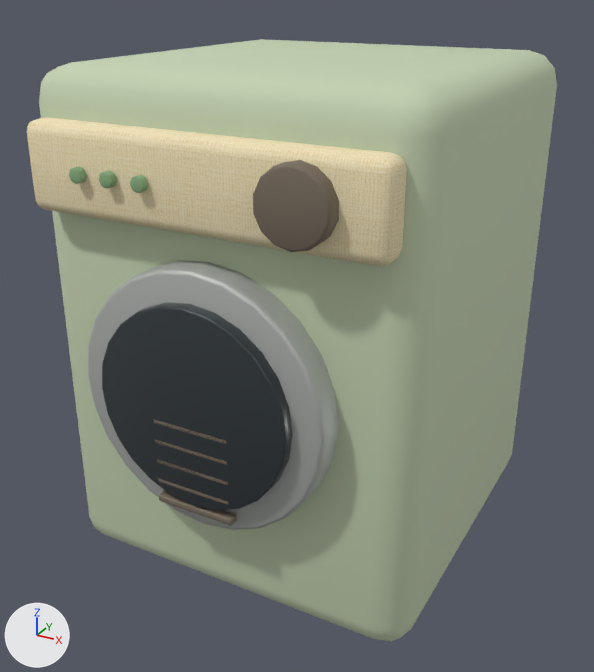
Before and after pictures for a commit that changed the glTF model public/models/furniture/dryer.glb.
Rendered twice from a camera (50 mm lens) standing at (0.647, -1.244, 0.998) and looking at (-0.009, -0.053, 0.402). Lighting does not change. The marker at lower left points along +X, +Y and +Z. The picture after the commit comes second. Vertices at exactly the same position are counted once.

The first picture shows 'dryer'.
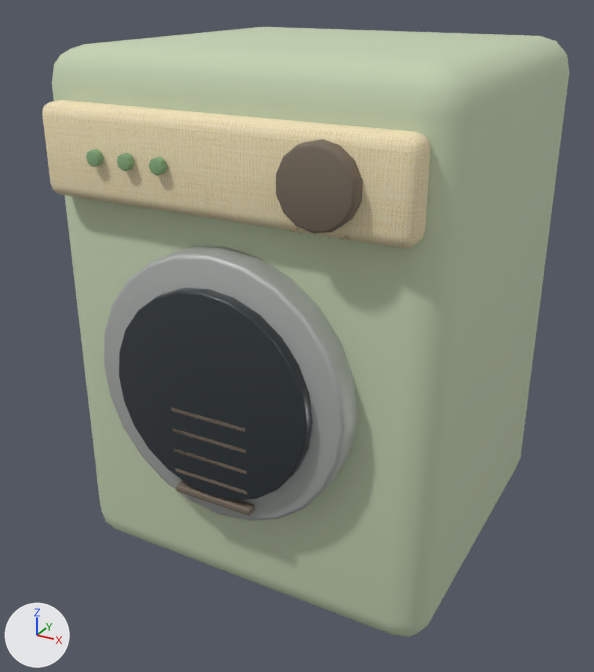
The change, as a diff of the scene's bpy script:
```diff
--- a/public/models/furniture/dryer.glb.py
+++ b/public/models/furniture/dryer.glb.py
@@ mat_joinery_aged_brass @@
+mat_joinery_aged_brass = principled_material('joinery-aged-brass')
+mat_joinery_aged_brass.base_color = (0.41, 0.29, 0.13)  # brown #ac9365
+mat_joinery_aged_brass.metallic = 0.35
+mat_joinery_aged_brass.roughness = 0.66
@@ me_cube_004 @@
 # used by ob_dryer; location = (0.0, 0.0, 0.45)
-me_cube_004.from_pydata(...)  # 1380 vertices, 2708 faces; spans x -0.326..0.326, y -0.398..0.329, z -0.428..0.428
+me_cube_004.from_pydata(...)  # 1524 vertices, 2948 faces; spans x -0.34..0.34, y -0.35..0.35, z 0.0..0.9
+# me_cube_004 part 1: the loose piece of 96 vertices spanning x -0.326..0.326, y -0.329..0.329, z -0.428..0.428 is scaled about its middle by (1.04, 0.964, 1.05), then moved by (0.0, 0.033, 0.45)
+# me_cube_004 part 2: the loose piece of 96 vertices spanning x -0.292..0.292, y -0.37..-0.315, z 0.22..0.355 is scaled about its middle by (1.04, 0.964, 1.05), then moved by (0.0, 0.046, 0.465)
+# me_cube_004 part 3: the loose piece of 144 vertices spanning x -0.211..0.211, y -0.377..-0.322, z -0.247..0.175 is scaled about its middle by (1.04, 0.964, 1.05), then moved by (0.0, 0.046, 0.448)
+# me_cube_004 part 4: the loose piece of 144 vertices spanning x -0.163..0.163, y -0.398..-0.372, z -0.199..0.127 is scaled about its middle by (1.04, 0.964, 1.05), then moved by (0.0, 0.047, 0.448)
+# me_cube_004 part 5: the loose piece of 84 vertices spanning x 0.116..0.224, y -0.396..-0.36, z 0.233..0.343 is scaled about its middle by (1.04, 0.964, 1.05), then moved by (0.007, 0.047, 0.465)
+# me_cube_004 part 6: the loose piece of 96 vertices spanning x -0.068..0.068, y -0.398..-0.38, z -0.073..-0.061 is scaled about its middle by (1.04, 0.964, 1.05), then moved by (0.0, 0.047, 0.299)
+# me_cube_004 part 7: the loose piece of 96 vertices spanning x -0.068..0.068, y -0.398..-0.38, z -0.108..-0.096 is scaled about its middle by (1.04, 0.964, 1.05), then moved by (0.0, 0.047, 0.371)
+# me_cube_004 part 8: the loose piece of 96 vertices spanning x -0.068..0.068, y -0.398..-0.38, z -0.143..-0.131 is scaled about its middle by (1.04, 0.964, 1.05), then moved by (0.0, 0.047, 0.443)
+# me_cube_004 part 9: the loose piece of 96 vertices spanning x -0.068..0.068, y -0.398..-0.38, z -0.178..-0.166 is scaled about its middle by (1.04, 0.964, 1.05), then moved by (0.0, 0.047, 0.515)
+# me_cube_004 part 10: the loose piece of 96 vertices spanning x -0.068..0.068, y -0.398..-0.38, z -0.213..-0.201 is scaled about its middle by (1.04, 0.964, 1.05), then moved by (0.0, 0.047, 0.586)
+# me_cube_004 part 11: the loose piece of 112 vertices spanning x -0.195..-0.172, y -0.384..-0.372, z 0.276..0.3 is moved by (-0.008, 0.047, 0.465)
+# me_cube_004 part 12: the loose piece of 112 vertices spanning x -0.14..-0.117, y -0.384..-0.372, z 0.276..0.3 is moved by (-0.005, 0.047, 0.465)
+# me_cube_004 part 13: the loose piece of 112 vertices spanning x -0.085..-0.062, y -0.384..-0.372, z 0.276..0.3 is moved by (-0.003, 0.047, 0.465)
+# other edits to the shape of me_cube_004 do not show in these pictures
 me_cube_004.materials.append(mat_variant_surface)
@@ me_cube_004 @@
 me_cube_004.materials.append(mat_leaf_green)
+me_cube_004.materials.append(mat_joinery_aged_brass)  # brown #ac9365
@@ ob_dryer @@
 ob_dryer = bpy.data.objects.new('dryer', me_cube_004)
-ob_dryer.location = (0.0, 0.0, 0.45)
+ob_dryer.location = (0.0, 0.0, 0.0)
```

Location of each change, [x1, y1, x2, y2] in pixels of the pictures (594 x 672 px; the box of a moved part takes in the faces that stretch with it):
'dryer', reshaped, moved: before [27, 39, 557, 642]; after [42, 27, 569, 637]
part 1 of me_cube_004, moved or reshaped: before [39, 39, 557, 642]; after [52, 27, 569, 637]
part 2 of me_cube_004, moved or reshaped: before [27, 117, 407, 266]; after [42, 100, 430, 248]
part 3 of me_cube_004, moved or reshaped: before [88, 261, 339, 530]; after [104, 246, 358, 521]
part 4 of me_cube_004, moved or reshaped: before [102, 302, 293, 510]; after [119, 288, 313, 500]
part 5 of me_cube_004, moved or reshaped: before [253, 160, 339, 252]; after [276, 139, 363, 234]
part 6 of me_cube_004, moved or reshaped: before [154, 420, 226, 444]; after [176, 481, 255, 516]
part 7 of me_cube_004, moved or reshaped: before [155, 440, 227, 465]; after [175, 468, 247, 495]
part 8 of me_cube_004, moved or reshaped: before [157, 459, 228, 485]; after [174, 448, 247, 474]
part 9 of me_cube_004, moved or reshaped: before [158, 478, 229, 505]; after [173, 428, 246, 453]
part 10 of me_cube_004, moved or reshaped: before [159, 491, 237, 526]; after [171, 407, 245, 432]
part 11 of me_cube_004, moved or reshaped: before [69, 166, 86, 184]; after [86, 149, 104, 167]
part 12 of me_cube_004, moved or reshaped: before [99, 170, 117, 188]; after [117, 153, 135, 171]
part 13 of me_cube_004, moved or reshaped: before [130, 175, 148, 193]; after [149, 157, 167, 175]
